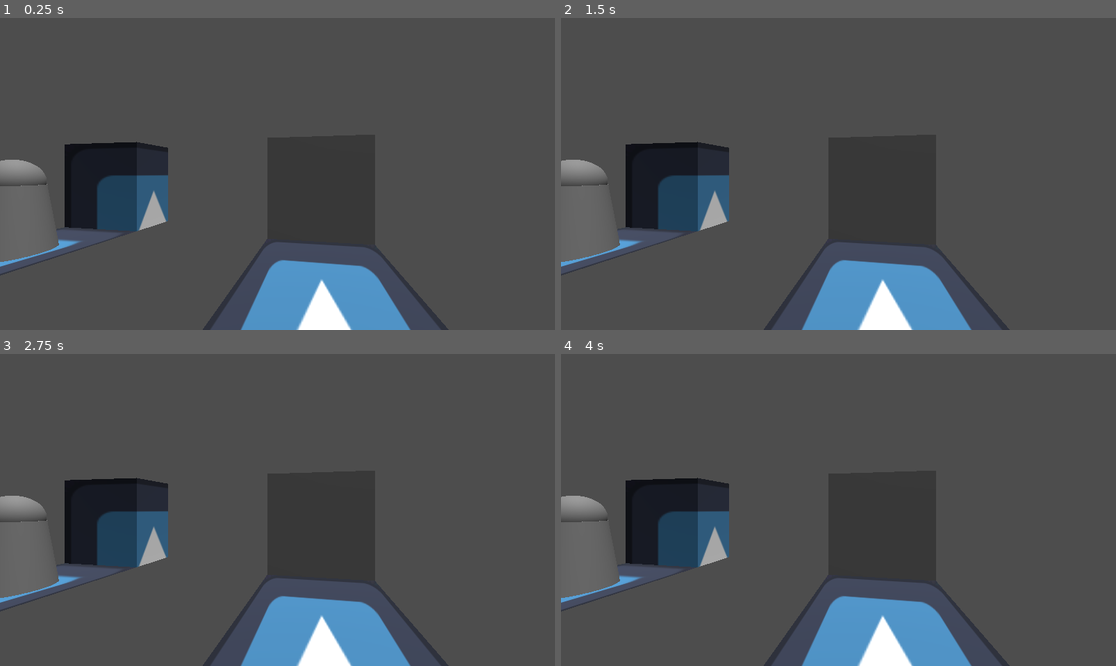
Above: before the commit, frames 1-4 (two rows, left to right).
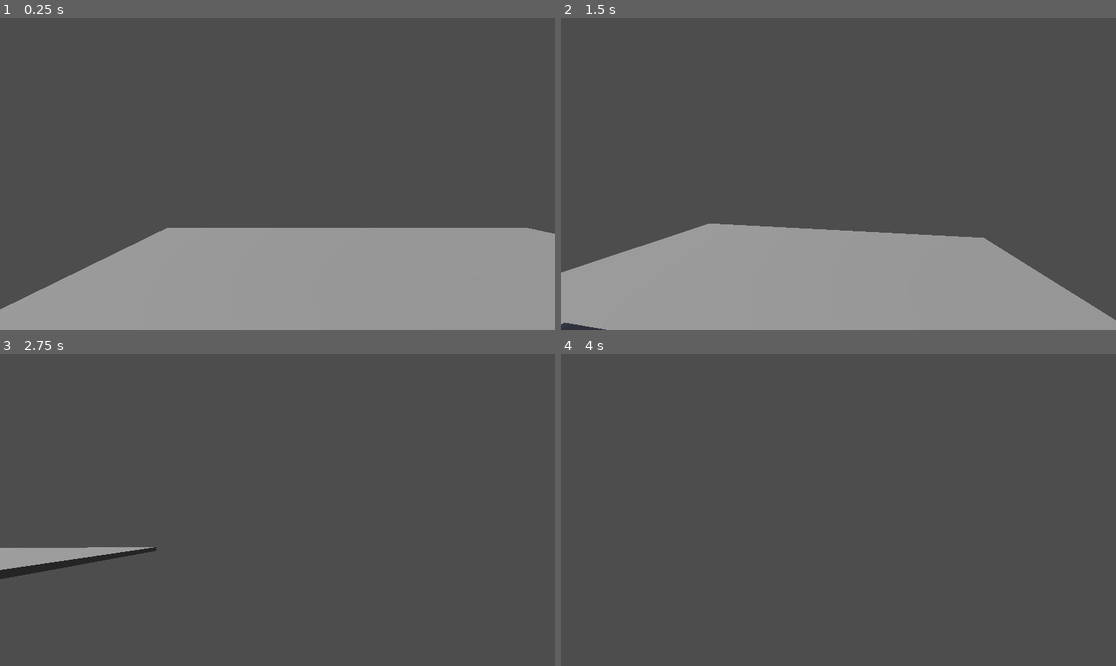
Above: after the commit, the same moments.

Repository: kettle-game-studio/the-day-of-the-TARDIS
Game: Godot game, scene res://assets/scenes/portal_test_scene.tscn
The game is run twice, just before and just after one commit, with the same random seed, the same clock (stepped at 60 frames per second) and the same inputs. The engine's default icon, where the game draws it, is replaced by a stand-in: a white triangle on a blue panel in a dark square.
Inputs (mouse positions are in pixels of both pictures, inside the frame that each line leads up to):
- Up to frame 1 (0.25 s): no input
- Up to frame 2 (1.5 s): tap Enter at 0.5 s; move the mouse to (960, 158) at 0.52 s; hold Right (move_right) 0.53-1.28 s; click (960, 158) at 0.6 s; tap Space (jump) at 0.77 s; right-click (960, 158) at 0.8 s; move the mouse to (727, 189) at 1.27 s; hold Down (move_backward) from 1.28 s (still down); right-click (727, 189) at 1.35 s
- Up to frame 3 (2.75 s): tap Space (jump) at 1.52 s; click (166, 525) at 1.55 s; move the mouse to (333, 441) at 2.02 s; release Down (move_backward) at 2.03 s; hold Right (move_right) from 2.03 s (still down); click (333, 441) at 2.1 s; right-click (333, 441) at 2.3 s
- Up to frame 4 (4 s): move the mouse to (810, 572) at 2.77 s; release Right (move_right) at 2.78 s; hold Up (move_forward) 2.78-3.53 s; right-click (810, 572) at 2.85 s; tap Space (jump) at 3.02, 3.77 s; click (810, 572) at 3.05 s; move the mouse to (1005, 556) at 3.52 s; hold Left (move_left) from 3.53 s (still down); click (1005, 556) at 3.6 s; right-click (1005, 556) at 3.8 s

The runs differ from the first frame. In frame 1, 35% of the frame differs, in the area x 0-100%, y 39-100%; in frame 2, 33%; in frame 3, 13%; in frame 4, 12%.

Commit message:
Add portal controller for player

Diff:
--- a/assets/preafabs/portal.tscn
+++ b/assets/prefabs/portal.tscn
@@ -28,21 +28,22 @@
 mesh = NodePath("MeshInstance3D")
 
 [node name="MeshInstance3D" type="MeshInstance3D" parent="."]
-transform = Transform3D(1, 0, 0, 0, 1, 0, 0, 0, 1, 0, 1, 0)
+transform = Transform3D(-4.37114e-08, 0, -1, 0, 1, 0, 1, 0, -4.37114e-08, 0, 1, 0)
 mesh = SubResource("BoxMesh_7rj6q")
 surface_material_override/0 = SubResource("ShaderMaterial_bur3h")
 
 [node name="MeshInstance3D2" type="MeshInstance3D" parent="."]
-transform = Transform3D(1, 0, 0, 0, 1, 0, 0, 0, 1, 0, 1, 0.5)
+transform = Transform3D(-4.37114e-08, 0, -1, 0, 1, 0, 1, 0, -4.37114e-08, -0.5, 1, -2.18557e-08)
 mesh = SubResource("BoxMesh_dqhcd")
 
 [node name="MeshInstance3D3" type="MeshInstance3D" parent="."]
-transform = Transform3D(1, 0, 0, 0, 1, 0, 0, 0, 1, 0, 1, -0.5)
+transform = Transform3D(-4.37114e-08, 0, -1, 0, 1, 0, 1, 0, -4.37114e-08, 0.5, 1, 2.18557e-08)
 mesh = SubResource("BoxMesh_gaem2")
 
 [node name="MeshInstance3D4" type="MeshInstance3D" parent="."]
-transform = Transform3D(1, 0, 0, 0, 1, 0, 0, 0, 1, 0, 2, 0)
+transform = Transform3D(-4.37114e-08, 0, -1, 0, 1, 0, 1, 0, -4.37114e-08, 0, 2, 0)
 mesh = SubResource("BoxMesh_lmtfk")
 
 [node name="MeshInstance3D5" type="MeshInstance3D" parent="."]
+transform = Transform3D(-4.37114e-08, 0, -1, 0, 1, 0, 1, 0, -4.37114e-08, 0, 0, 0)
 mesh = SubResource("BoxMesh_q1pwq")
--- a/assets/scenes/portal_test_scene.tscn
+++ b/assets/scenes/portal_test_scene.tscn
@@ -1,9 +1,10 @@
-[gd_scene load_steps=15 format=3 uid="uid://bo3b2kcxaxu5d"]
+[gd_scene load_steps=18 format=3 uid="uid://bo3b2kcxaxu5d"]
 
 [ext_resource type="Script" path="res://assets/scripts/portals/portal_controller.gd" id="1_8mrug"]
 [ext_resource type="Texture2D" uid="uid://duq5j5i2gbrg6" path="res://icon.svg" id="1_c7r2g"]
+[ext_resource type="PackedScene" uid="uid://dstfolwlsbqnr" path="res://assets/prefabs/player.tscn" id="1_uyfkx"]
 [ext_resource type="Script" path="res://assets/scripts/portals/viewport_size_observer.gd" id="2_6pam6"]
-[ext_resource type="PackedScene" uid="uid://cb5o00gwvk8fy" path="res://assets/preafabs/portal.tscn" id="3_bxdg0"]
+[ext_resource type="PackedScene" uid="uid://cb5o00gwvk8fy" path="res://assets/prefabs/portal.tscn" id="3_bxdg0"]
 
 [sub_resource type="Environment" id="Environment_h5ay2"]
 
@@ -49,11 +50,21 @@
 	pass
 "
 
+[sub_resource type="BoxShape3D" id="BoxShape3D_cadx1"]
+size = Vector3(11, 0.18457, 16)
+
+[sub_resource type="BoxMesh" id="BoxMesh_p754p"]
+size = Vector3(11, 0.185, 16)
+
 [node name="PortalTestScene" type="Node3D"]
+
+[node name="Player" parent="." node_paths=PackedStringArray("portal_controller") instance=ExtResource("1_uyfkx")]
+transform = Transform3D(-1, 0, -8.74228e-08, 0, 1, 0, 8.74228e-08, 0, -1, 0.0413032, 4.76837e-07, 1.57623)
+portal_controller = NodePath("../PortalController")
 
 [node name="PortalController" type="Node3D" parent="." node_paths=PackedStringArray("player_camera", "remote_camera", "remote_viewport", "room1_base", "room2_base", "portal_home", "player", "portal")]
 script = ExtResource("1_8mrug")
-player_camera = NodePath("../Player/Camera3D")
+player_camera = NodePath("../Player/CameraPivot/Camera3D")
 remote_camera = NodePath("../Room2/SubViewport/Camera3D2")
 remote_viewport = NodePath("../Room2/SubViewport")
 room1_base = NodePath("../Room1")
@@ -61,12 +72,6 @@
 portal_home = NodePath("../PortalHome")
 player = NodePath("../Player")
 portal = NodePath("../Portal")
-
-[node name="Player" type="Node3D" parent="."]
-
-[node name="Camera3D" type="Camera3D" parent="Player"]
-transform = Transform3D(0.984808, 0, 0.173648, 0, 1, 0, -0.173648, 0, 0.984808, -0.0997577, 1.28388, 1.43425)
-near = 0.001
 
 [node name="WorldEnvironment" type="WorldEnvironment" parent="."]
 environment = SubResource("Environment_h5ay2")
@@ -134,3 +139,13 @@
 
 [node name="PortalHome" type="Node3D" parent="."]
 transform = Transform3D(1, 0, 0, 0, 1, 0, 0, 0, 1, -2.03737, -9.75237, 0)
+
+[node name="Ground" type="StaticBody3D" parent="."]
+transform = Transform3D(1, 0, 0, 0, 1, 0, 0, 0, 1, -2.0888, -0.0944066, 0)
+
+[node name="CollisionShape3D" type="CollisionShape3D" parent="Ground"]
+transform = Transform3D(1, 0, 0, 0, 1, 0, 0, 0, 1, 0, -0.0881277, -0.5)
+shape = SubResource("BoxShape3D_cadx1")
+
+[node name="MeshInstance3D" type="MeshInstance3D" parent="Ground"]
+mesh = SubResource("BoxMesh_p754p")
--- a/assets/scripts/player_controller.gd
+++ b/assets/scripts/player_controller.gd
@@ -7,6 +7,7 @@
 @export var mouse_sensivity = 0.75
 @export var max_up_rotation_angle = 30
 @export var max_down_rotation_angle = 70
+@export var portal_controller: PortalController
 
 # Get the gravity from the project settings to be synced with RigidBody nodes.
 var gravity = ProjectSettings.get_setting("physics/3d/default_gravity")
@@ -25,7 +26,10 @@
 	elif Input.is_action_just_pressed("Escape"):
 		Input.set_mouse_mode(Input.MOUSE_MODE_VISIBLE)
 	elif Input.is_action_just_pressed("main_action"):
+		portal_controller.enable_portal(global_position, global_rotation)
 		screwdriver_audiostream.play(2)
+	elif Input.is_action_just_pressed("second_action"):
+		portal_controller.switch_room()
 
 
 func rotate_camera(mouse_shift: Vector2):
--- a/assets/scripts/portals/portal_controller.gd
+++ b/assets/scripts/portals/portal_controller.gd
@@ -1,4 +1,5 @@
 extends Node
+class_name PortalController
 
 @export var player_camera: Camera3D
 @export var remote_camera: Camera3D
@@ -35,7 +36,7 @@
 	var shift = room2_base.global_position - room1_base.global_position
 	if room_state == RoomState.ROOM2:
 		shift = -shift
-	return
+	return shift
 
 func enable_portal(position: Vector3, rotation: Vector3):
 	portal_state = PortalState.ENABLED
@@ -48,9 +49,12 @@
 	portal.global_position = portal_home.global_position
 
 func switch_room():
+	player.global_position += _get_room_shift()
+	if portal_state == PortalState.ENABLED:
+		portal.global_position += _get_room_shift()
+
 	if room_state == RoomState.ROOM1:
 		room_state = RoomState.ROOM2
-	if room_state == RoomState.ROOM2:
+	elif room_state == RoomState.ROOM2:
 		room_state = RoomState.ROOM1
-	player.global_position += _get_room_shift()
 	_process(0)
--- a/project.godot
+++ b/project.godot
@@ -63,6 +63,12 @@
 , Object(InputEventJoypadButton,"resource_local_to_scene":false,"resource_name":"","device":-1,"button_index":2,"pressure":0.0,"pressed":false,"script":null)
 ]
 }
+second_action={
+"deadzone": 0.5,
+"events": [Object(InputEventMouseButton,"resource_local_to_scene":false,"resource_name":"","device":-1,"window_id":0,"alt_pressed":false,"shift_pressed":false,"ctrl_pressed":false,"meta_pressed":false,"button_mask":0,"position":Vector2(0, 0),"global_position":Vector2(0, 0),"factor":1.0,"button_index":2,"canceled":false,"pressed":false,"double_click":false,"script":null)
+, Object(InputEventJoypadButton,"resource_local_to_scene":false,"resource_name":"","device":-1,"button_index":3,"pressure":0.0,"pressed":false,"script":null)
+]
+}
 
 [rendering]
 
Not shown: 1 places in assets/scenes/player_test_scene.tscn that only renumber resources
